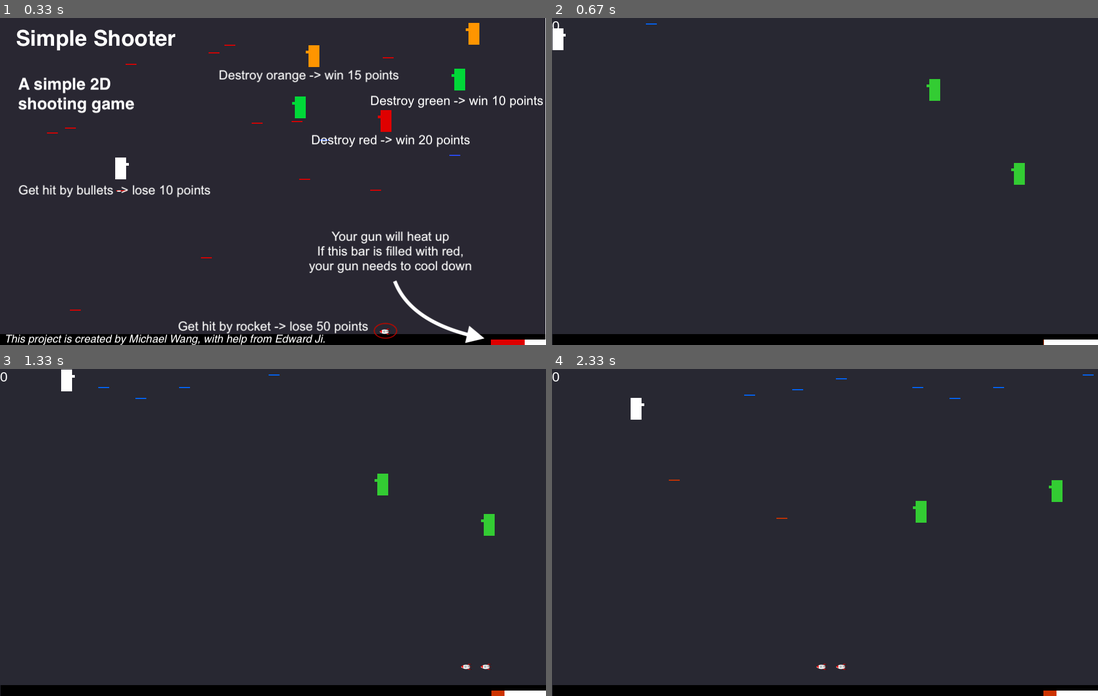
Above: before the commit, frames 1-4 (two rows, left to right).
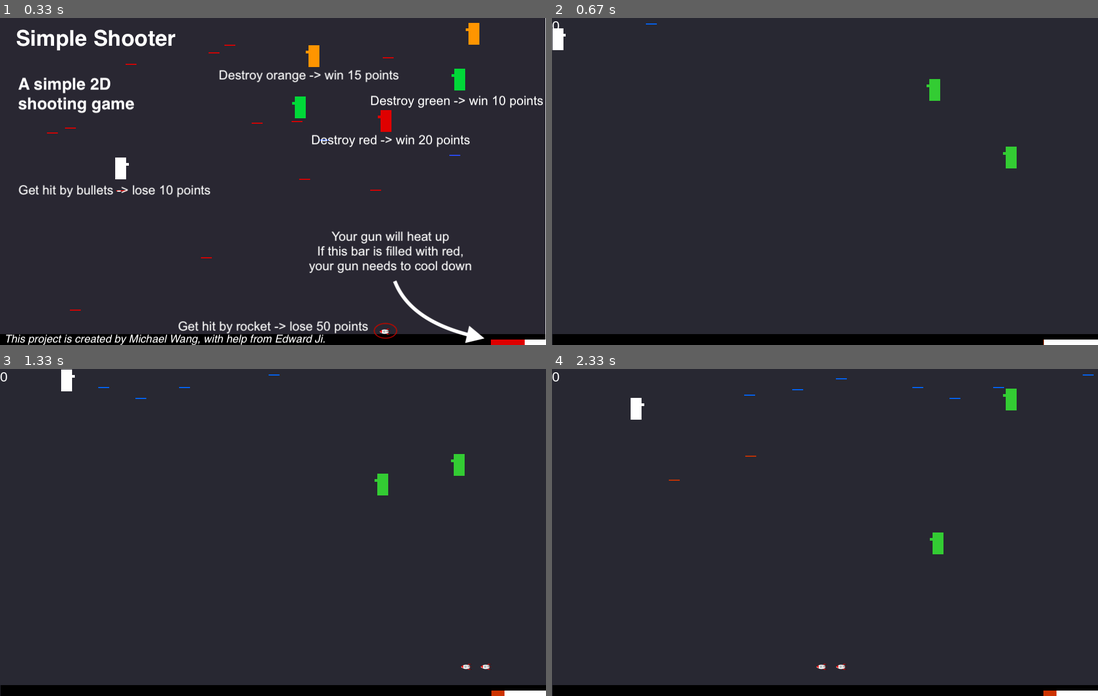
Above: after the commit, the same moments.

Repository: zwang20/SimpleShooter
Game: pygame game, started from simple_shooter.py
Same seed, same stepped clock (60 frames per second), same inputs: the game is played once before the commit and once after it.
Inputs:
- Up to frame 1 (0.33 s): no input
- Up to frame 2 (0.67 s): tap Space at 0.33 s
- Up to frame 3 (1.33 s): hold D 0.67-1.13 s; tap Space at 0.73, 1.03, 1.23 s; hold W from 1.17 s (still down)
- Up to frame 4 (2.33 s): release W at 1.47 s; hold D 1.5-1.97 s; tap Space at 1.57, 1.87, 2.07 s; hold A from 2 s (still down)

Frame 1 is identical in both runs. In frame 2, 0.3% of the frame differs, in the area x 82-87%, y 39-51%; in frame 3, 0.3%; in frame 4, 0.6%, in the area x 35-94%, y 6-57%.

Commit message:
chdir() not hard coded

Diff:
--- a/simple_shooter.py
+++ b/simple_shooter.py
@@ -254,6 +254,10 @@
             game_display, self.x, self.y, Enemy.width, Enemy.height, colour)
         sge_rect(game_display, self.x - 5, self.y + 10, 5, 5, colour)
 
+    def chdir(self):
+        self.dir_timer = randint(30, 120)
+        self.dir = choice(("left", "right", "up", "down"))
+
     def move(self):  # this now contains enemy ai
         if self.dir == "left":
             self.x -= self.speedx
@@ -265,24 +269,19 @@
             self.y += self.speedy
         if self.x > display_width - Enemy.width:
             self.x = display_width - Enemy.width
-            self.dir_timer = randint(30, 120)
-            self.dir = choice(("left", "right", "up", "down"))
+            self.chdir()
         elif self.x < 500:
             self.x = 500
-            self.dir_timer = randint(30, 120)
-            self.dir = choice(("left", "right", "up", "down"))
+            self.chdir()
         if self.y < 0:
             self.y = 0
-            self.dir_timer = randint(30, 120)
-            self.dir = choice(("left", "right", "up", "down"))
+            self.chdir()
         elif self.y > display_height - ground_height - Enemy.height:
             self.y = display_height - ground_height - Enemy.height
-            self.dir_timer = randint(30, 120)
-            self.dir = choice(("left", "right", "up", "down"))
+            self.chdir()
         self.dir_timer -= 1
         if self.dir_timer <= 0:
-            self.dir_timer = randint(30, 120)
-            self.dir = choice(("left", "right", "up", "down"))
+            self.chdir()
 
     def fire(self):
         if time.time() - self.fire_timer >= self.fire_cooldown:
